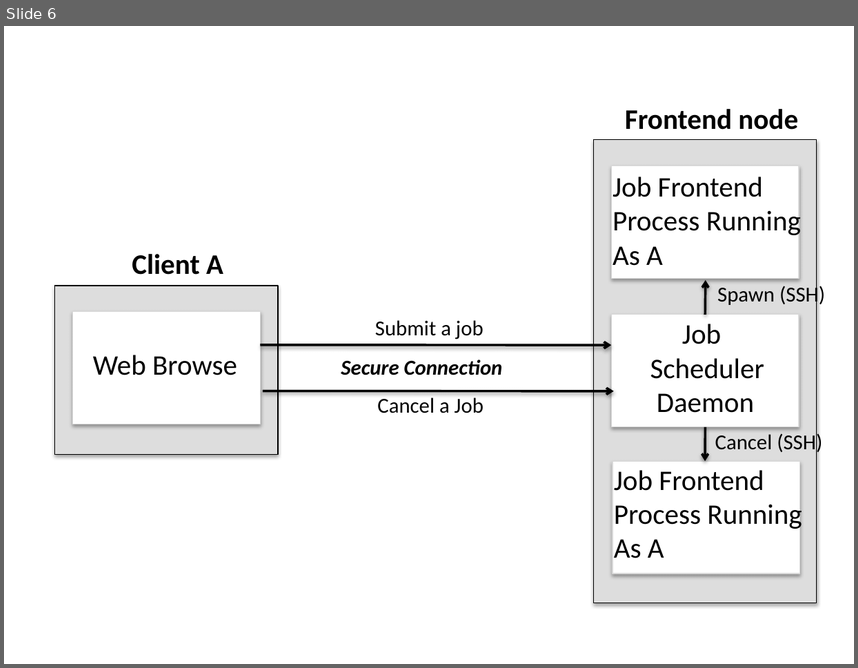
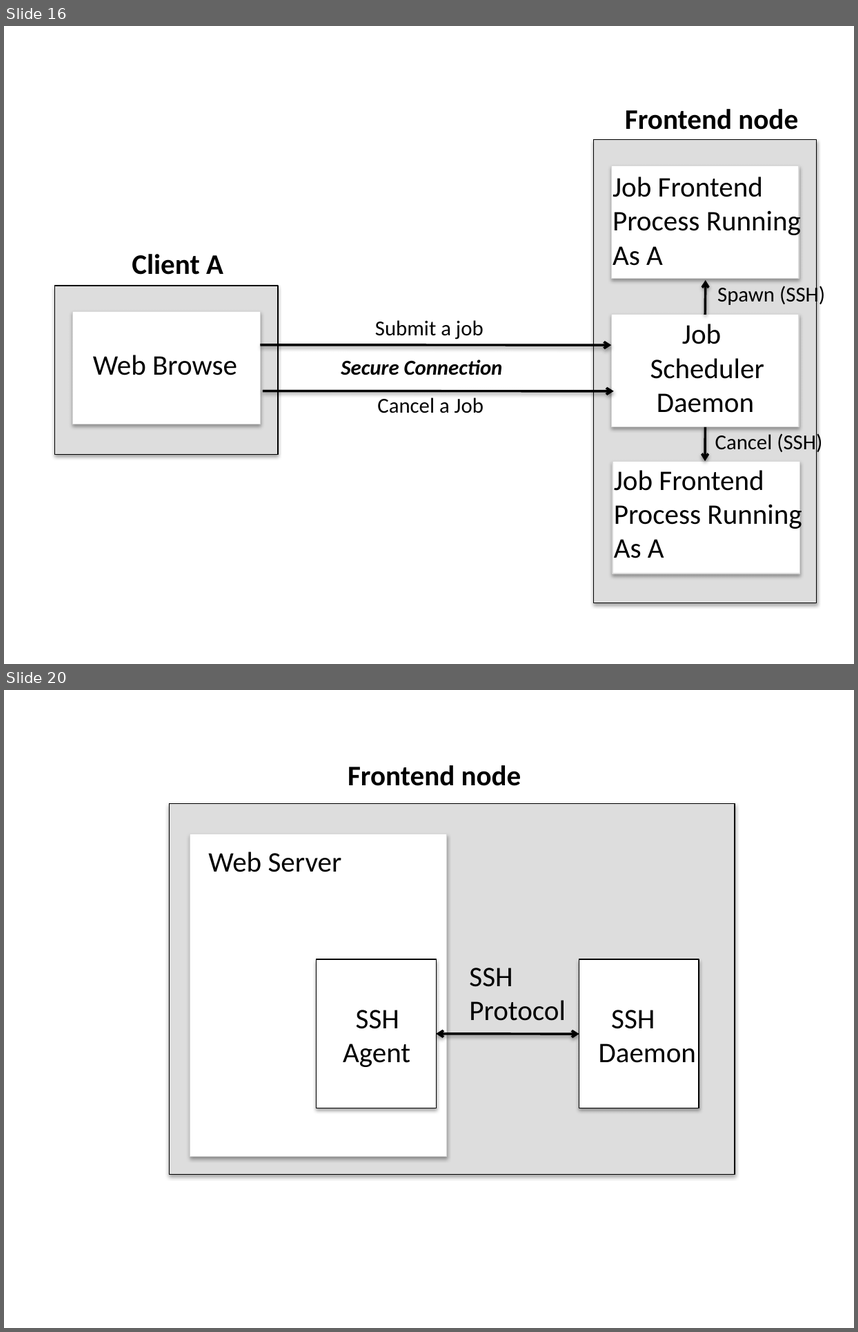
Before and after one commit to hexi111/xxh2229, a slide deck: latex/project-pj/figure.pptx. Shown one above the other, each under a label of ours: slide 6 before the commit, slides 16 and 20 after it; the slides between them are not shown. The pictures are 858x668 and 858x1332 pixels, drawn with LibreOffice and Linux fonts; fonts in the diff are those of the drawing. Boxes give left, top, right and bottom in pixels: in the first picture for what was removed or moved away, otherwise in the second. Text is boxed around its words. In the diff, an @@ line names an element or a change of style, - is before the commit and + after.

```diff
--- a/latex/project-pj/figure.pptx
+++ b/latex/project-pj/figure.pptx
@@ slide 20 added at (4, 690, 854, 1328), background #FFFFFF @@
@@ text added at (348, 765, 522, 786), 24 pt, text #000000, bold @@
+Frontend node
@@ rectangle added at (169, 804, 734, 1174), fill #DDDDDD, outline #000000 0.75 pt @@
@@ rectangle added at (190, 834, 447, 1156), fill #FFFFFF, outline #D8D8D8 0.75 pt @@
@@ text added at (208, 851, 342, 872), 24 pt, text #000000 @@
+Web Server
@@ rectangle added at (317, 960, 437, 1108), fill #FFFFFF, outline #000000 0.75 pt @@
@@ text added at (469, 967, 566, 1021), 24 pt, text #000000 @@
+SSH
+Protocol
@@ rectangle added at (579, 960, 700, 1108), fill #FFFFFF, outline #000000 0.75 pt @@
@@ text added at (343, 1009, 410, 1067), 24 pt, text #000000 @@
+SSH
+Agent
@@ text added at (599, 1009, 696, 1063), 24 pt, text #000000 @@
+SSH
+Daemon
@@ double arrow added from (436, 1034) to (579, 1034), #000000 2 pt @@
@@ what was slide 6 is now slide 16 @@
```
Also in this commit, not shown: 1 slide changed, 18 other slides added, 31 other files.
